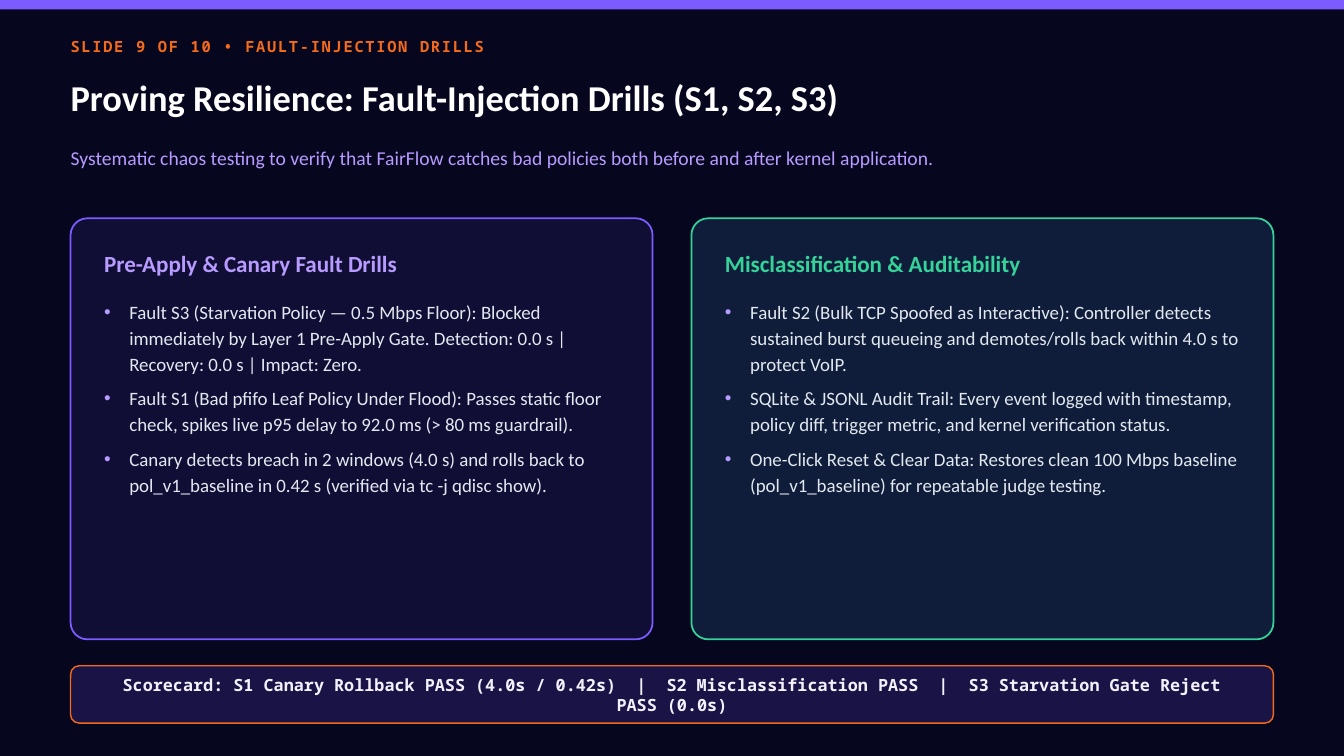
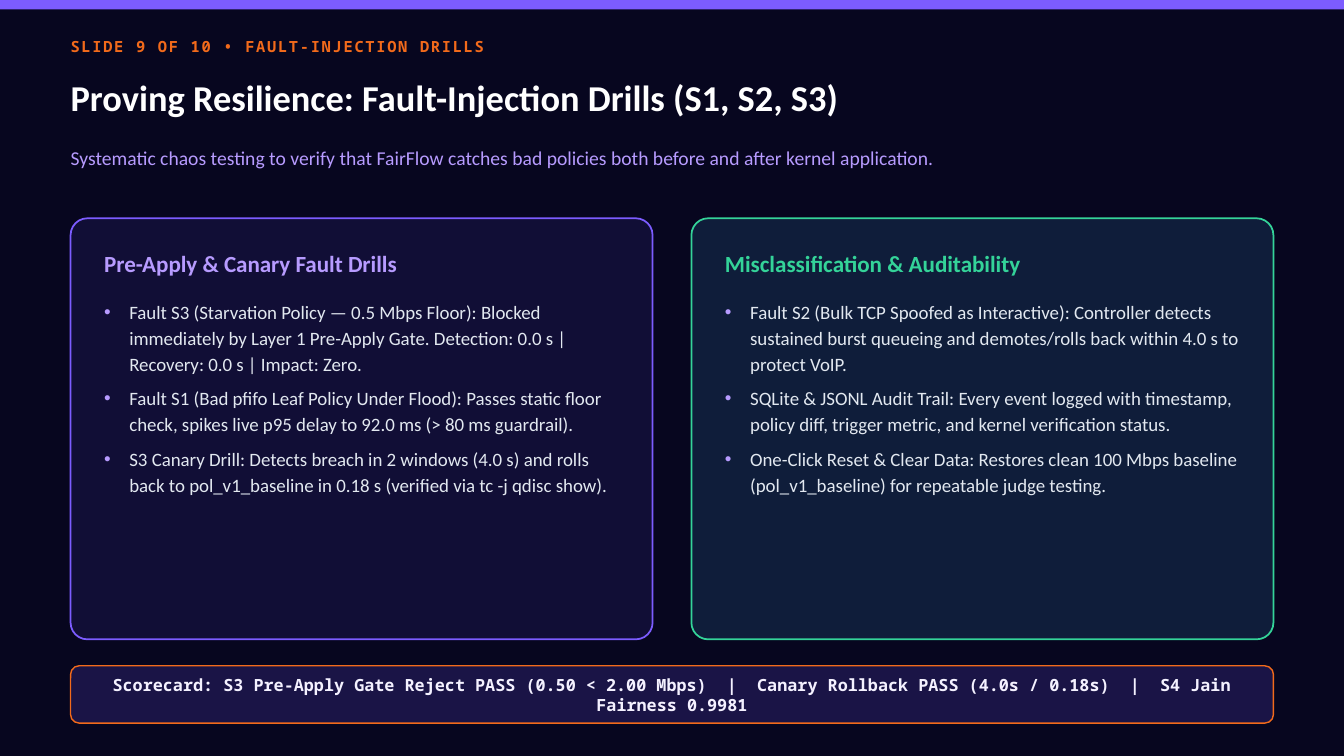
Before and after one commit to nayanjain24/fairflow, a slide deck: slide 9 of FairFlow_10_Slide_Presentation.pptx. Drawn at 1344x756 pixels with LibreOffice and Linux fonts; fonts in the diff are those of the drawing. Boxes give left, top, right and bottom in pixels: in the first picture for what was removed or moved away, otherwise in the second. Text is boxed around its words. In the diff, an @@ line names an element or a change of style, - is before the commit and + after.

```diff
--- a/FairFlow_10_Slide_Presentation.pptx
+++ b/FairFlow_10_Slide_Presentation.pptx
@@ text in rounded rectangle at (129,452,607,496): text changed @@
-• Canary detects breach in 2 windows (4.0 s) and rolls back to pol_v1_baseline in 0.42 s (verified via tc -j qdisc show).
+• S3 Canary Drill: Detects breach in 2 windows (4.0 s) and rolls back to pol_v1_baseline in 0.18 s (verified via tc -j qdisc show).
@@ text in rounded rectangle at (113,678,1109,711): text changed @@
-Scorecard: S1 Canary Rollback PASS (4.0s / 0.42s) | S2 Misclassification PASS | S3 Starvation Gate Reject PASS (0.0s)
+Scorecard: S3 Pre-Apply Gate Reject PASS (0.50 < 2.00 Mbps) | Canary Rollback PASS (4.0s / 0.18s) | S4 Jain Fairness 0.9981
```
Also in this commit, not shown: 3 other slides changed, 18 other files.
